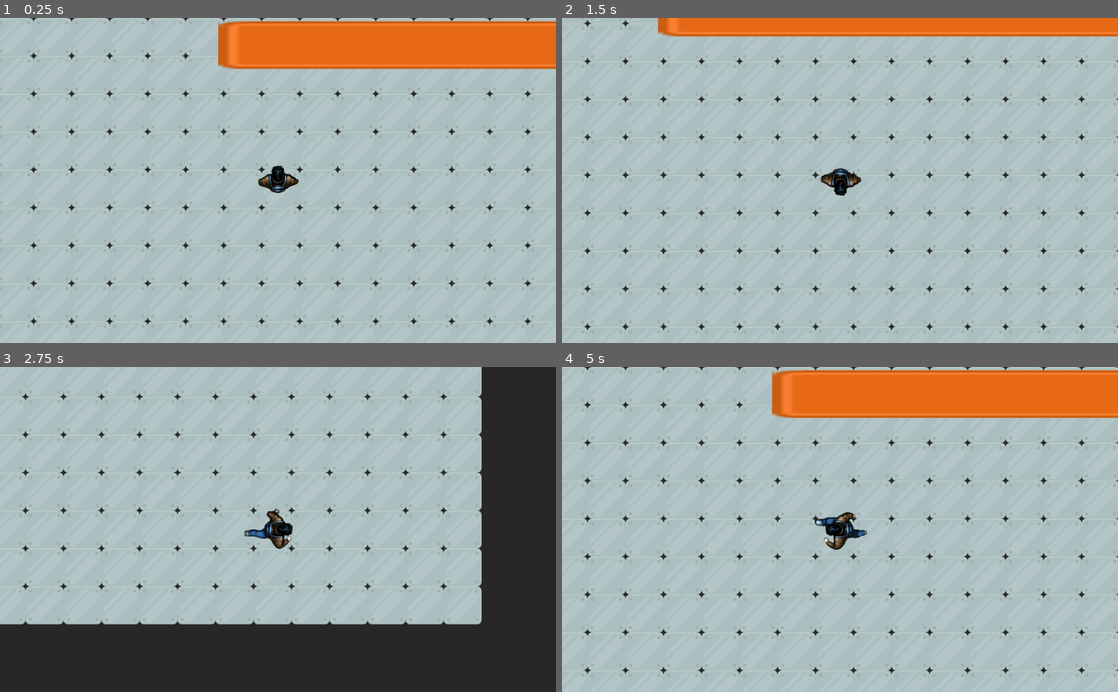
Above: before the commit, frames 1-4 (two rows, left to right).
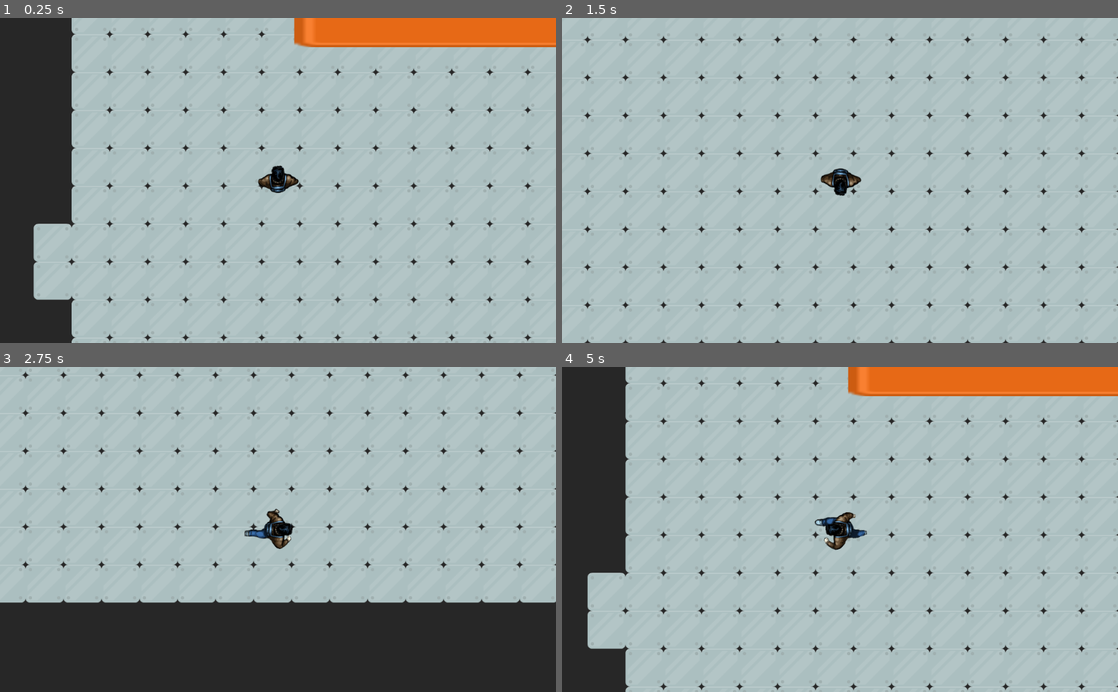
Above: after the commit, the same moments.

Repository: cznrhubarb/loveinthetimeofcapitalism
Game: Godot game, scene res://scn/DistributionCenter.tscn
Two runs of this game, one before a commit and one after it. Both use one fixed random seed, a clock stepped at 60 frames per second and the inputs below.
Inputs:
- Up to frame 1 (0.25 s): no input
- Up to frame 2 (1.5 s): tap Enter at 0.5 s; hold Right (move_right) 0.53-1.28 s; hold S (move_down) from 1.28 s (still down)
- Up to frame 3 (2.75 s): release S (move_down) at 2.03 s; hold Right (move_right) from 2.03 s (still down)
- Up to frame 4 (5 s): release Right (move_right) at 2.78 s; hold W (move_up) 2.78-3.53 s; hold A (move_left) from 3.53 s (still down)

The runs differ from the first frame. In frame 1, 20% of the frame differs, in the area x 0-100%, y 0-100%; in frame 2, 7.8%; in frame 3, 18%; in frame 4, 19%.

Commit message:
Menu improvements

Diff:
--- a/project.godot
+++ b/project.godot
@@ -15,7 +15,7 @@
 
 [application]
 
-config/name="Life in the Time of Capitalism"
+config/name="Love in the Time of Capitalism"
 run/main_scene="res://scn/DistributionCenter.tscn"
 config/icon="res://icon.png"
 
--- a/scn/DistributionCenter.tscn
+++ b/scn/DistributionCenter.tscn
@@ -4,7 +4,7 @@
 [ext_resource path="res://scn/OrderTerminal.tscn" type="PackedScene" id=2]
 [ext_resource path="res://scn/Shelf.tscn" type="PackedScene" id=3]
 [ext_resource path="res://scn/Worker.tscn" type="PackedScene" id=4]
-[ext_resource path="res://img/platformIndustrial_046.png" type="Texture" id=5]
+[ext_resource path="res://img/terminal_large.png" type="Texture" id=5]
 [ext_resource path="res://src/Slidedown Menu.gd" type="Script" id=6]
 
 [sub_resource type="TileSet" id=1]
@@ -35,15 +35,15 @@
 scale = Vector2( 9.10526, 1.93765 )
 
 [node name="Worker" parent="." instance=ExtResource( 4 )]
-position = Vector2( 380, 300 )
+position = Vector2( 240, 340 )
 
 [node name="CanvasLayer" type="CanvasLayer" parent="."]
 scale = Vector2( 0.25, 0.25 )
 transform = Transform2D( 0.25, 0, 0, 0.25, 0, 0 )
 
 [node name="Slidedown Menu" type="Sprite" parent="CanvasLayer"]
-position = Vector2( 530, -400 )
-scale = Vector2( 11, 10 )
+position = Vector2( 2040, -1240 )
+scale = Vector2( 7.28, 6 )
 texture = ExtResource( 5 )
 script = ExtResource( 6 )
 
--- a/scn/RequestLineItem.tscn
+++ b/scn/RequestLineItem.tscn
@@ -14,11 +14,12 @@
 script = ExtResource( 1 )
 
 [node name="TimeRemaining" type="RichTextLabel" parent="."]
-margin_left = 9.0
+margin_left = 15.0
 margin_top = -6.0
-margin_right = 76.0
-margin_bottom = 10.0
+margin_right = 236.0
+margin_bottom = 20.0
 custom_fonts/normal_font = SubResource( 2 )
+custom_colors/default_color = Color( 0.129412, 0.494118, 0.141176, 1 )
 text = "due in 4:32"
 
 [node name="Icon" type="Sprite" parent="."]
--- a/src/OrderTerminal.gd
+++ b/src/OrderTerminal.gd
@@ -2,6 +2,9 @@
 
 onready var tween = get_tree().get_root().find_node("HUDTween", true, false)
 onready var menu = get_tree().get_root().find_node("Slidedown Menu", true, false)
+
+var on_screen_pos = Vector2(2040, 1120)
+var off_screen_pos = Vector2(2040, -1280)
 
 # Called when the node enters the scene tree for the first time.
 func _ready():
@@ -17,10 +20,10 @@
 
 	if body == get_node("StaticBody2D"):
 		return
-	tween.interpolate_property(menu, "position", Vector2(530, -400), Vector2(530, 200), .5, Tween.TRANS_QUAD, Tween.EASE_OUT)
+	tween.interpolate_property(menu, "position", off_screen_pos, on_screen_pos, .5, Tween.TRANS_QUAD, Tween.EASE_OUT)
 	tween.start()
 
 func _on_Area2D_body_exited(body):
 	print("exit")
-	tween.interpolate_property(menu, "position", Vector2(530, 200), Vector2(530, -400), .5, Tween.TRANS_QUAD, Tween.EASE_OUT)
+	tween.interpolate_property(menu, "position", on_screen_pos, off_screen_pos, .5, Tween.TRANS_QUAD, Tween.EASE_OUT)
 	tween.start()
--- a/src/RequestLineItem.gd
+++ b/src/RequestLineItem.gd
@@ -3,7 +3,6 @@
 var time_remaining
 onready var label = get_node("TimeRemaining")
 
-
 func _process(delta):
 	time_remaining -= delta
 	#TODO Make this look like a clock number
--- a/src/Slidedown Menu.gd
+++ b/src/Slidedown Menu.gd
@@ -1,15 +1,21 @@
 extends Sprite
 
 var line_items = []
+
+var line_item_start_pos = Vector2(-230, -150)
 
 func create_order(icon, time):
 	var scn = load("res://scn/RequestLineItem.tscn")
 	var line_item = scn.instance()
 	line_item.time_remaining = time
+	line_item.position = line_item_start_pos
 	line_item.position.y += 16 * line_items.size()
 	add_child(line_item)
 	line_items.append(line_item)
 
+	# three columns
+	# aisle
+	# overdue
+
 func _on_Timer_timeout():
-	print("timeout")
 	create_order("notebook", 64)
Binary file added: img/terminal_large.png
Not shown, added: img/terminal_large.png.import
